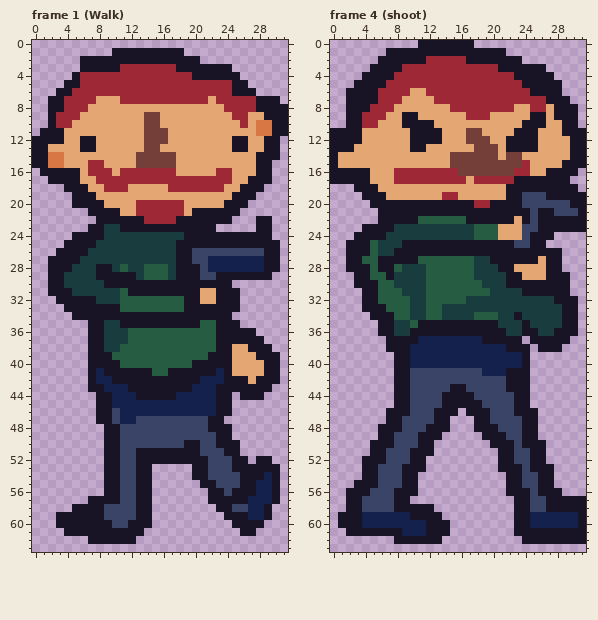
Pixel-art file -- assets/images/civilian.aseprite. The first picture shows the starting point.
32x64 pixels, 4 frames. Shown: frame 1 (Walk), frame 4 (shoot). The commit also changed other frames, which this record leaves out.
Once edited:
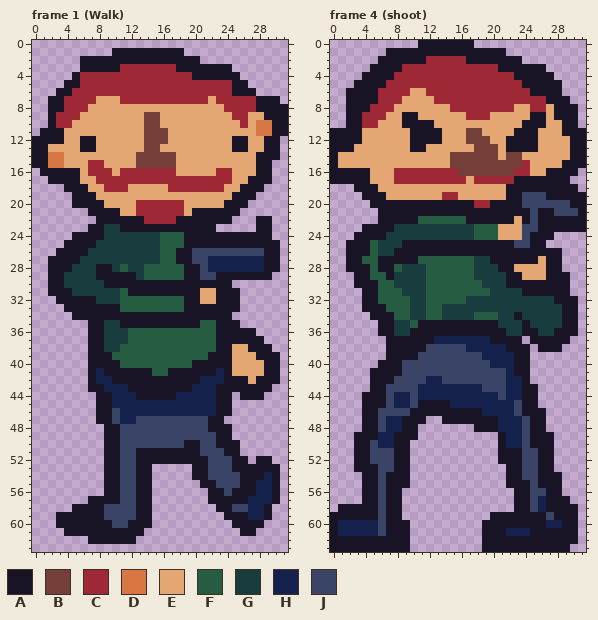
Palette (. is transparent): A #181425  B #743f39  C #9e2835  D #d87644  E #e4a672  F #265c42  G #193c3e  H #14214d  J #3a4466
Change:
--- frame 1 (Walk)
@@ x 14..20 @@
 23 AAAAAAA
-24 GGGGGAA
-25 GGGGAAA
-26 GGGGAAJ
-27 GGGGAAJ
-28 FFFGAAA
-29 FFFGAAA
+24 GGFFFAA
+25 GGFFFAA
+26 GGFFAAJ
+27 GGFFAAJ
+28 FFFFFAA
+29 FFFFFAA
 30 AAAAAAA
--- frame 4 (shoot)
@@ x 0..31 @@
 36 ......AAGGAAAAAAAAAAAAGGAAGGAAA.
-37 .......AAAAHHHHHHHHAAAAA.AAAAA..
-38 .......AAAHHHHHHHHHHHHAAA.AAA...
-39 ........AAHHHHHHHHHHHHHHA.......
-40 ........AAHHHHHHHHHHHHHHA.......
-41 ........AAJJJJJJJJJHHHAAA.......
-42 ........AAJJJJJJJJJJJJAAA.......
-43 ........AAJJJJJAAJJJJJAAA.......
-44 ........AAJJJJAAAAJJJJJAA.......
-45 ........AAJJJJAAAAAJJJJAA.......
-46 .......AAAJJJAAA.AAAJJJAAA......
-47 .......AAJJJJAA...AAJJJJAA......
-48 ......AAAJJJAAA...AAAJJJAA......
-49 ......AAJJJAAA.....AAAJJAA......
-50 .....AAAJJJAA.......AAAJAAA.....
-51 .....AAJJJAAA........AAJJAA.....
-52 ....AAAJJJAA.........AAJJAA.....
-53 ....AAJJJAAA.........AAAJAAA....
-54 ....AAJJJAA...........AAJJAA....
-55 ...AAAJJJAA...........AAJJAA....
-56 ..AAAJJJAAA...........AAAJAAA...
-57 ..AAJJJJAA.............AAJJAAAAA
-58 ..AAJJJJAAAAA..........AAJJAAAAA
-59 .AAAHHHHHHAAAA.........AAHHHHHHA
-60 .AAAHHHHHHHHAAA........AAHHHHHHA
-61 ..AAAAAAAHHHAAA........AAAAAAAAA
-62 ........AAAAAA..........AAAAAAAA
-63 ................................
+37 .......AAAAAAHHHHHHHAAAA.AAAAA..
+38 .......AAAAAJJJJJHHHHHAAA.AAA...
+39 .......AAAAJJJJJJJJHHHHAA.......
+40 ......AAAJJJJJJJJJJJHHHAA.......
+41 .....AAAAJJJJJJJJJJJJJHAA.......
+42 .....AAAJJJJHHJJJJJJJJHHA.......
+43 .....AAJJJJHHHHHHHHJJJHHAA......
+44 ....AAAJHHJHHHHHHHHHHJHHAA......
+45 ....AAAJHHJAAAAHHHHHHHHJAA......
+46 ....AAJJJJAAAAAAAAAHHHHJAAA.....
+47 ....AAJHHAAA..AAAAAAAHHHJAA.....
+48 ....AAJHHAA.......AAAHHHJAA.....
+49 ...AAAHHAAA..........AHHJAAA....
+50 ...AAJHHAA...........AHHJAAA....
+51 ...AAJJJAA...........AAAJJAA....
+52 ...AAJJJAA...........AAAJJAA....
+53 ...AAAJJAA............AAJJAA....
+54 ....AAJAAA............AAJJAAA...
+55 ....AAJAAA............AAAJAAA...
+56 ....AAJAA..............AAJJAA...
+57 ....AAJAA..............AAJHAAA..
+58 .AAAAAJAA..............AAJHAAAA.
+59 AAAAAAJAA...........AAAAAAAJAAA.
+60 AHHHHHJAAA.........AAAAAAAAHHAA.
+61 AHHHHHJAAA.........AAAHHHAAAAAA.
+62 AAAAAAAAAA.........AAAAAAAAAAAA.
+63 AAAAAAAAAA.........AAAAAAAAAAA..
Boxes around the changes in both pictures, in picture pixels (x1, y1, x2, y2):
changed: (160, 232, 184, 280)
changed: (330, 336, 586, 552)
